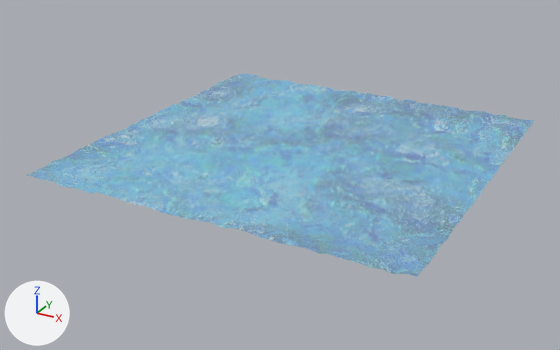
The Blender file bin/models/agua/agua.blend, before and after one commit.
The view is the same before and after, from a 50 mm lens placed at (9.95, -19.47, 8.6), pointed at (-0.51, -0.45, -0.91). Every picture has the same lights, and +X, +Y and +Z are marked at lower left.

Objects in the first picture: 'WaterBlock'.
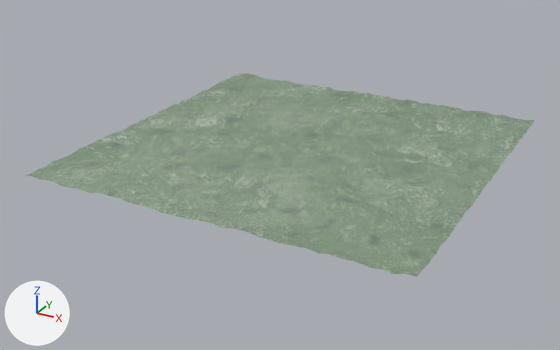
Changed parts and their boxes (x1, y1, x2, y2) in the pictures (560 x 350 px):
'WaterBlock', surface changed (blue to grey)
    both: (26, 73, 534, 277)
part 1 of me_plane_035, added
    after: (26, 73, 534, 277)

The edits, one by one:
Picture 'water.png' (img_water_png) is new.
Material 'WaterMaterial' (mat_watermaterial) changes its picture from img_watertexture_jpg to img_water_png.
In material 'WaterMaterial' (mat_watermaterial), metallic goes from 0.0 to 0.13.
me_plane_035 is used by ob_waterblock; location (0.0, 0.0, 0.0).
me_plane_035 had 7925 vertices, 7743 faces and spanned x -5.66..5.66, y -5.66..5.66, z -1.17..0.04.
me_plane_035 now has 15849 vertices, 15841 faces and spans x -5.66..5.66, y -5.66..5.66, z -1.17..0.04.
me_plane_035 part 1: 7924 vertices added at x -5.66..5.66, y -5.66..5.66, z -1.17..0.04.
